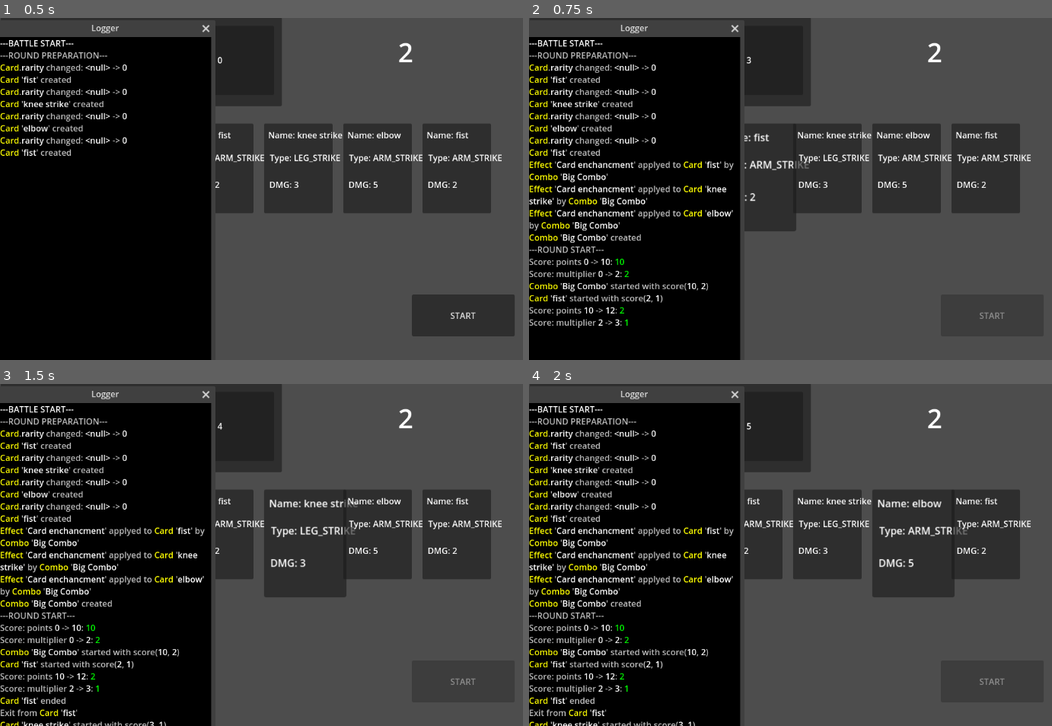
Above: before the commit, frames 1-4 (two rows, left to right).
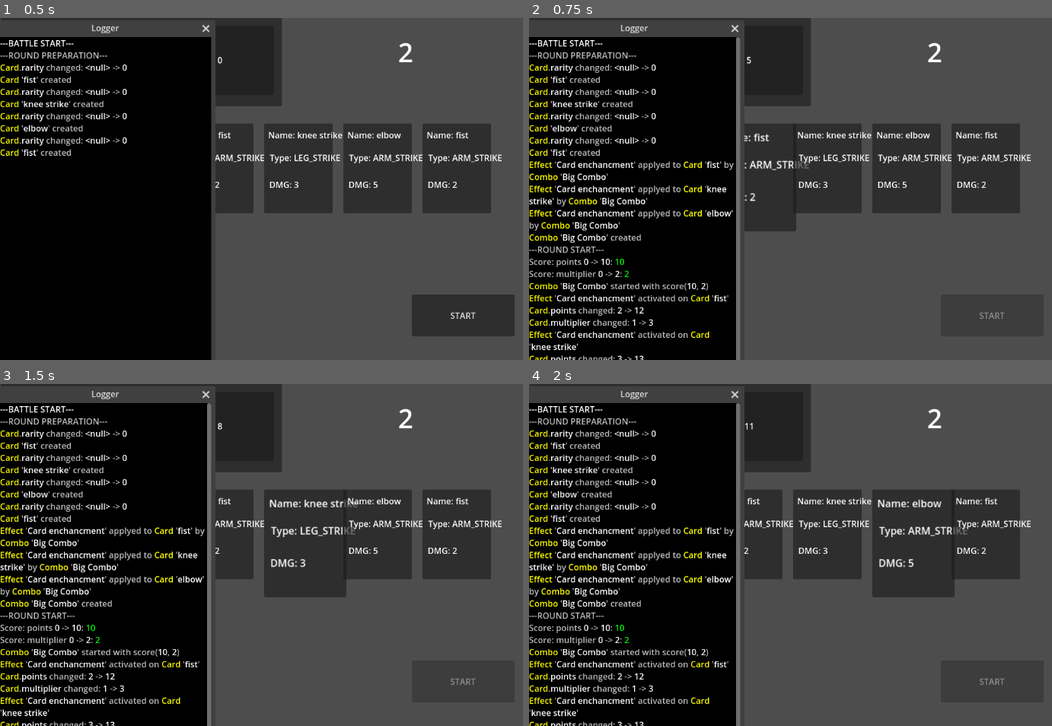
Above: after the commit, the same moments.

Repository: C0ldSt33l/Fighting-Card-Game
Game: Godot game, scene res://test_scene.tscn
Same seed, same stepped clock (60 frames per second), same inputs: the game is played once before the commit and once after it.
Inputs:
- Up to frame 1 (0.5 s): no input
- Up to frame 2 (0.75 s): click "START" at 0.5 s
- Up to frame 3 (1.5 s): tap Enter (ui_accept) at 1.25 s
- Up to frame 4 (2 s): tap Enter (ui_accept) at 1.52 s

Frame 1 is identical in both runs. In frame 2, 2.3% of the frame differs, in the area x 0-43%, y 5-100%; in frame 3, 2.5%; in frame 4, 2.5%.

Commit message:
fix effect filtration

Diff:
--- a/effect/effect.gd
+++ b/effect/effect.gd
@@ -94,7 +94,7 @@
 			return false
 
 func activate():
-	if !self.check_target_type() or self in self.target.used_effects: return
+	if !self.check_target_type(): return
 
 	Events.effect_activated.emit(self)
 	var args := [self.target]
@@ -104,8 +104,6 @@
 
 
 func make_unenabled() -> void:
-	self.target.effects.erase(self)
-	self.target.used_effects.append(self)
 	Game.battle.effects.erase(self)
 	Game.battle.used_effects.append(self)
 
--- a/test_scene.gd
+++ b/test_scene.gd
@@ -226,14 +226,14 @@
 	self.add_effect(e)
 
 
-func _filter_effects(filter: Callable, args: Array) -> Array[Effect]:
-	var binded = filter.bindv(args)
-	return self.effects.filter(binded)
-
-
-func activate_filtered_effects(filter: Callable, args: Array) -> void:
-	var effects := self._filter_effects(filter, args)
+func _filter_effects(filter: Callable) -> Array[Effect]:
+	return self.effects.filter(filter)
+
+
+func activate_filtered_effects(filter: Callable) -> void:
+	var effects := self._filter_effects(filter)
 	for e in effects:
+		print('activate')
 		e.activate()
 	self.used_effects.append_array(effects)
 	self.effects = Utils.exlude_array(self.effects, effects)
@@ -248,20 +248,21 @@
 
 func on_round_preparation_started() -> void: pass
 func on_round_started() -> void:
+	self.collect_all_effects()
+
 	# TODO: move segment in round preparation segment
 	for c in self.combos_on_table:
 		self.counter.add(c.points, c.multiplier)
 
-	self.collect_all_effects()
-	self.activate_filtered_effects(
-		Utils.Filter.BY_ACTIVATION_TIME,
-		[Effect.ACTIVATION_TIME.ROUND_START]
+	self.activate_filtered_effects(
+		func (e: Effect) -> bool:
+			return e.activation_time == Effect.ACTIVATION_TIME.ROUND_START
 	)
 
 func on_round_ended() -> void:
 	self.activate_filtered_effects(
-		Utils.Filter.BY_ACTIVATION_TIME,
-		[Effect.ACTIVATION_TIME.ROUND_END]
+		func (e: Effect) -> bool:
+			return e.activation_time == Effect.ACTIVATION_TIME.ROUND_END
 	)
 
 # TODO: clear totems effects
@@ -278,8 +279,10 @@
 
 func on_card_started(c: Card) -> void:
 	self.activate_filtered_effects(
-		Utils.Filter.BY_ACTIVATION_TIME_AND_TARGET,
-		[Effect.ACTIVATION_TIME.CARD_START, c]
+		func (e: Effect) -> bool:
+			return \
+				e.activation_time == Effect.ACTIVATION_TIME.CARD_START \
+				and e.target == c
 	)
 
 func on_card_ended(c: Card) -> void:
@@ -287,8 +290,10 @@
 	self.card_cursor.move_foward()
 
 	self.activate_filtered_effects(
-		Utils.Filter.BY_ACTIVATION_TIME_AND_TARGET,
-		[Effect.ACTIVATION_TIME.CARD_END, c]
+		func (e: Effect) -> bool:
+			return \
+				e.activation_time == Effect.ACTIVATION_TIME.CARD_END \
+				and e.target == c
 	)
 
 func on_card_exit(c: Card) -> void:
@@ -297,8 +302,9 @@
 
 func on_combo_started(c: Combo) -> void:
 	self.activate_filtered_effects(
-		Utils.Filter.BY_ACTIVATION_TIME_AND_CASTER,
-		[Effect.ACTIVATION_TIME.COMBO_START, c]
+		func (e: Effect) -> bool:
+			return e.activation_time == Effect.ACTIVATION_TIME.COMBO_START \
+			and e.caster == c
 	)
 
 
@@ -306,8 +312,9 @@
 	self.combo_cursor.move_foward()
 
 	self.activate_filtered_effects(
-		Utils.Filter.BY_ACTIVATION_TIME_AND_CASTER,
-		[Effect.ACTIVATION_TIME.COMBO_END, c]
+		func (e: Effect) -> bool:
+			return e.activation_time == Effect.ACTIVATION_TIME.COMBO_END \
+			and e.caster == c
 	)
 
 func on_combo_exit(c: Combo) -> void:
